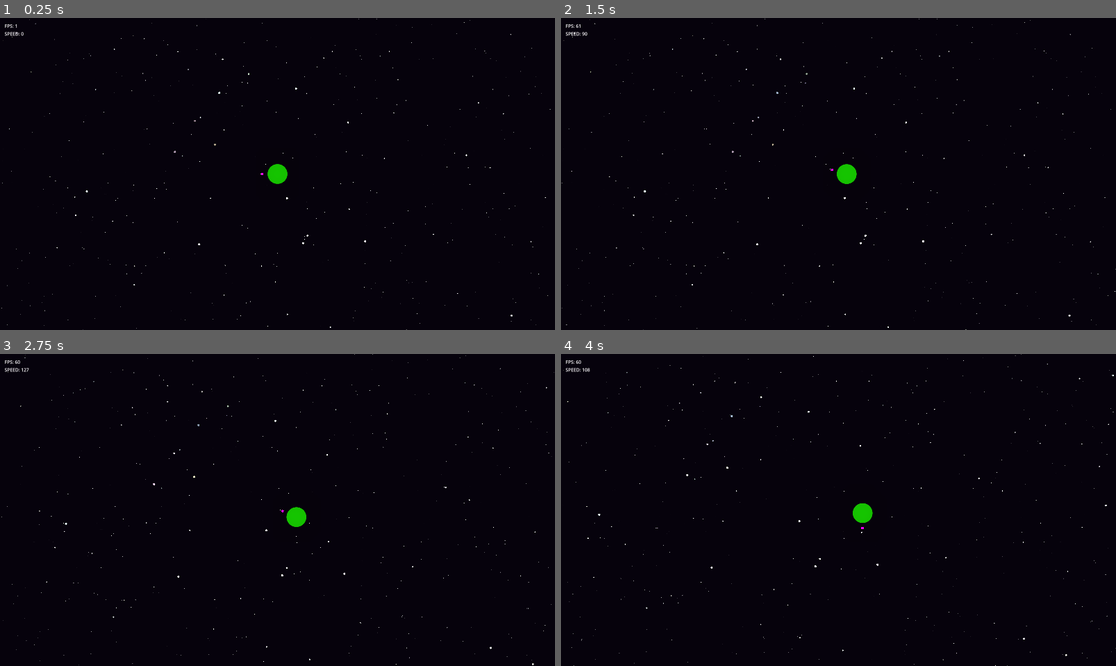
Above: before the commit, frames 1-4 (two rows, left to right).
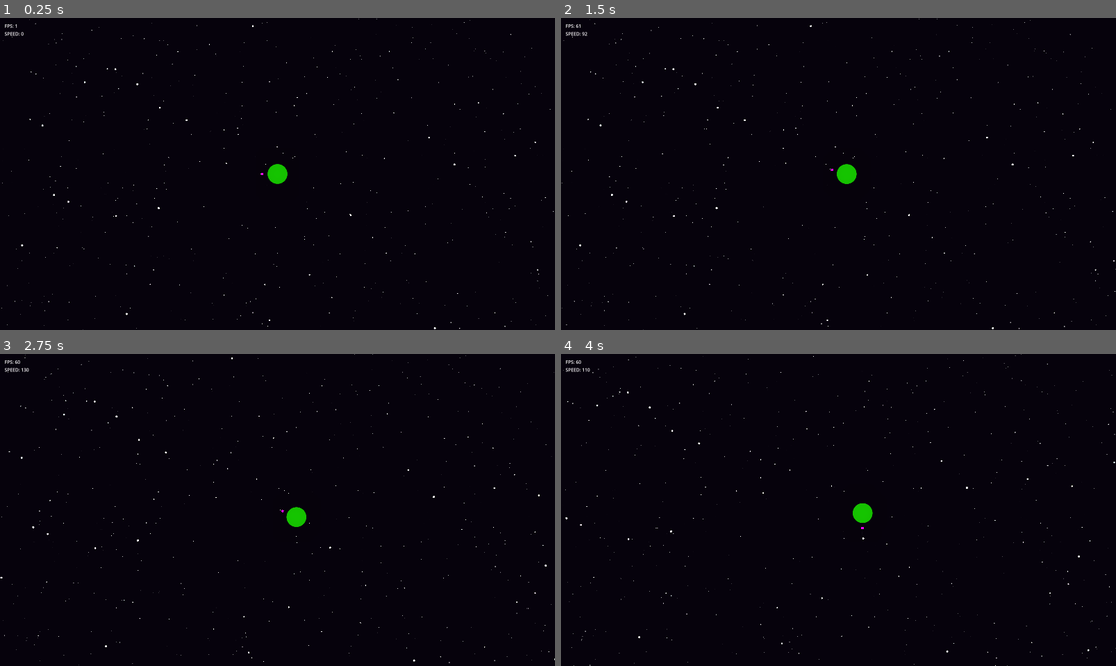
Above: after the commit, the same moments.

Repository: otDan/PlanetBlitz
Game: Godot game, scene res://main.tscn
The game is run twice, just before and just after one commit, with the same random seed, the same clock (stepped at 60 frames per second) and the same inputs.
Inputs:
- Up to frame 1 (0.25 s): no input
- Up to frame 2 (1.5 s): hold Right (ui_right) 0.53-1.28 s; hold Down (ui_down) from 1.28 s (still down)
- Up to frame 3 (2.75 s): release Down (ui_down) at 2.03 s; hold Right (ui_right) from 2.03 s (still down)
- Up to frame 4 (4 s): release Right (ui_right) at 2.78 s; hold Up (ui_up) 2.78-3.53 s; hold Left (ui_left) from 3.53 s (still down)

The runs differ from the first frame. In frame 1, 0.2% of the frame differs, in the area x 1-100%, y 1-100%; in frame 2, 0.2%; in frame 3, 0.2%; in frame 4, 0.2%, in the area x 0-100%, y 0-100%.

Commit message:
refactor: Remove star blinking for pointless performance loss

Diff:
--- a/background/background.gd
+++ b/background/background.gd
@@ -1,11 +1,14 @@
 extends ParallaxBackground
+
+@export var camera: Camera2D
 
 
 func _ready():
 	var gen_area = Rect2(0, 0, 3000, 3000)
-	generate_stars($FarStars, 650, Vector2(1, 1.25), gen_area)
-	generate_stars($Stars, 220, Vector2(1, 2.55), gen_area)
-	generate_stars($CloseStars, 95, Vector2(1.5, 5), gen_area)
+	generate_stars($FarStars, 700, Vector2(1, 1.25), gen_area)
+	generate_stars($Stars, 390, Vector2(1, 2.55), gen_area)
+	generate_stars($CloseStars, 85, Vector2(1.5, 5), gen_area)
+#	generate_stars($CloseStars, 1, Vector2(10, 15), gen_area)
 
 
 func generate_stars(parallaxLayer: ParallaxLayer, star_count: int, star_size_range: Vector2, spawn_area: Rect2):
@@ -20,15 +23,15 @@
 		parallaxLayer.add_child(starInstance)
 
 
-func _process(delta):
-	var viewportRect = Rect2(Vector2.ZERO, get_viewport().get_visible_rect().size)
+#func _process(delta):
+#	var stars = []
+#	stars.append_array($FarStars.get_children())
+#	stars.append_array($Stars.get_children())
+#	stars.append_array($CloseStars.get_children())
 
-	var stars = []
-	stars.append_array($FarStars.get_children())
-	stars.append_array($Stars.get_children())
-	stars.append_array($CloseStars.get_children())
-
-	for star in stars:
-		var starPosition = star.global_position
-		if viewportRect.has_point(starPosition):
-			star.queue_redraw()
+#	for star in stars:
+#		var star_distance = camera.global_position.distance_to(star.global_position)
+#		if star_distance < 100:
+#		if star.to_update:
+#			star.queue_redraw()
+#		print("updating: %s" % [str(star_distance)])
--- a/background/star.gd
+++ b/background/star.gd
@@ -4,14 +4,17 @@
 var color = Color(1, 1, 1)
 var size = 1
 var brightness = 1.0
-var min_brightness = 0.75
-var blink_speed = 1.0
-var timer = 0.0
-var blink_offset = 0.0
+#var min_brightness = 0.65
+#var blink_speed = 10.0
+#var timer = 0.0
+#var blink_offset = 0.0
+#var frame_counter = 0
+#var frame_update_count = 15
+var to_update = false
 
 
 func _ready():
-	blink_offset = randf() * 100
+#	blink_offset = randf() * 100
 
 	var deviation = 0.15  # Maximum deviation from white
 	var red_deviation = randf_range(0, deviation)
@@ -24,10 +27,18 @@
 
 
 func _draw():
+#	if to_update:
+#		draw_circle(Vector2.ZERO, size, Color(1, 0, 0) * brightness)
+#	else:
 	draw_circle(Vector2.ZERO, size, color * brightness)
 
 
-func _process(delta):
-	timer += delta
-	brightness = (sin((timer * blink_speed) + blink_offset) + 1) / 2
-	brightness = brightness * (1.0 - min_brightness) + min_brightness
+#func _process(delta):
+#	frame_counter += 1
+#
+#	# Update the brightness every couple of frames (e.g., every 2 frames)
+#	if frame_counter % frame_update_count == 0:
+#		timer += delta
+#		brightness = (sin((timer * blink_speed) + blink_offset) + 1) / 2
+#		brightness = brightness * (1.0 - min_brightness) + min_brightness
+#		to_update = true
--- a/debug.gd
+++ b/debug.gd
@@ -5,27 +5,11 @@
 @export var fps: Label
 @export var speed: Label
 
-var last_position
-var last_frame_time
 
 func _ready():
-	last_position = player.position
-	last_frame_time = Time.get_ticks_msec()
+	pass
+
 
 func _process(delta):
-	var player_speed = calc_object_speed(player)
-
 	fps.text = "FPS: " + str(Engine.get_frames_per_second())
-	speed.text = "SPEED: " + str(roundf(player_speed))
-
-
-func calc_object_speed(node: Node2D) -> float:
-	var current_position = node.position
-	var current_time = Time.get_ticks_msec()
-
-	var velocity = (current_position - last_position) / ((current_time - last_frame_time) / 1000.0)  # Convert milliseconds to seconds
-
-	last_position = current_position
-	last_frame_time = current_time
-
-	return velocity.length()
+	speed.text = "SPEED: " + str(roundf(player.velocity.length()))
--- a/main.tscn
+++ b/main.tscn
@@ -34,9 +34,10 @@
 [node name="Player" parent="." instance=ExtResource("2_80sai")]
 radius = 70.0
 
-[node name="Background" type="ParallaxBackground" parent="."]
+[node name="Background" type="ParallaxBackground" parent="." node_paths=PackedStringArray("camera")]
 follow_viewport_scale = 10.0
 script = ExtResource("4_yqjao")
+camera = NodePath("../Camera2D")
 
 [node name="FarStars" type="ParallaxLayer" parent="Background"]
 z_index = -95
